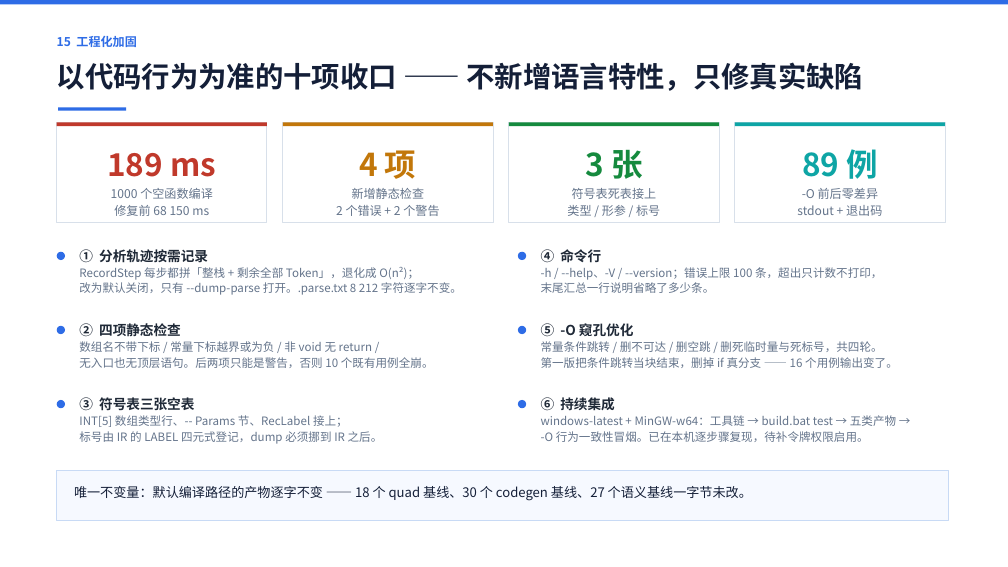
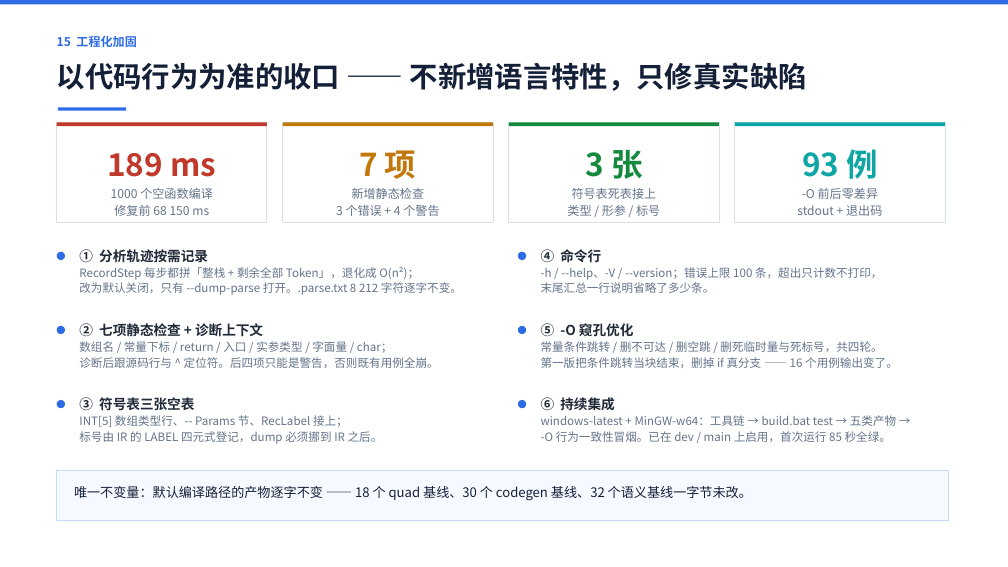
Before and after one commit to 9527-qincheng/MiniCCompiler, a slide deck: slide 16 of docs/MiniC编译器_答辩演示.pptx. Drawn at 1008x567 pixels with LibreOffice and Linux fonts; fonts in the diff are those of the drawing. Boxes give left, top, right and bottom in pixels: in the first picture for what was removed or moved away, otherwise in the second. Text is boxed around its words. In the diff, an @@ line names an element or a change of style, - is before the commit and + after.

Commit message:
docs(ppt): 同步第二轮收口成果到答辩 PPT
- 概览页：9,302 行 / 140 个用例 / 项目总结 954 行
- 语义页与测试体系页：语义回归 27 → 32 例
- 工程化加固页：静态检查 4 → 7 项（3 错 4 警）、-O 一致性 89 → 93 例、
  ② 条改为「七项静态检查 + 诊断上下文」、⑥ 条改为 CI 已启用（85 秒全绿）、
  标题去掉「十项」计数
- 已知限制页：语义已查实参类型、代码生成补累加器直通与立即数直用

```diff
--- a/docs/MiniC编译器_答辩演示.pptx
+++ b/docs/MiniC编译器_答辩演示.pptx
@@ text at (57,62,807,91): text changed @@
-以代码行为为准的十项收口 —— 不新增语言特性，只修真实缺陷
+以代码行为为准的收口 —— 不新增语言特性，只修真实缺陷
@@ text at (802,149,877,179): text changed @@
-89 例
+93 例
@@ text at (359,150,416,179): text changed @@
-4 项
+7 项
@@ text at (336,205,439,216): text changed @@
-2 个错误 + 2 个警告
+3 个错误 + 4 个警告
@@ text at (79,323,263,337): text changed @@
-② 四项静态检查
+② 七项静态检查 + 诊断上下文
@@ text at (79,341,439,368): text changed @@
-数组名不带下标 / 常量下标越界或为负 / 非 void 无 return /
-无入口也无顶层语句。后两项只能是警告，否则 10 个既有用例全崩。
+数组名 / 常量下标 / return / 入口 / 实参类型 / 字面量 / char；
+诊断后跟源码行与 ^ 定位符。后四项只能是警告，否则既有用例全崩。
@@ text at (541,431,891,442): text changed @@
--O 行为一致性冒烟。已在本机逐步骤复现，待补令牌权限启用。
+-O 行为一致性冒烟。已在 dev / main 上启用，首次运行 85 秒全绿。
@@ text at (74,486,752,501): text changed @@
-唯一不变量：默认编译路径的产物逐字不变 —— 18 个 quad 基线、30 个 codegen 基线、27 个语义基线一字节未改。
+唯一不变量：默认编译路径的产物逐字不变 —— 18 个 quad 基线、30 个 codegen 基线、32 个语义基线一字节未改。
```
Also in this commit, not shown: 5 other slides changed.
